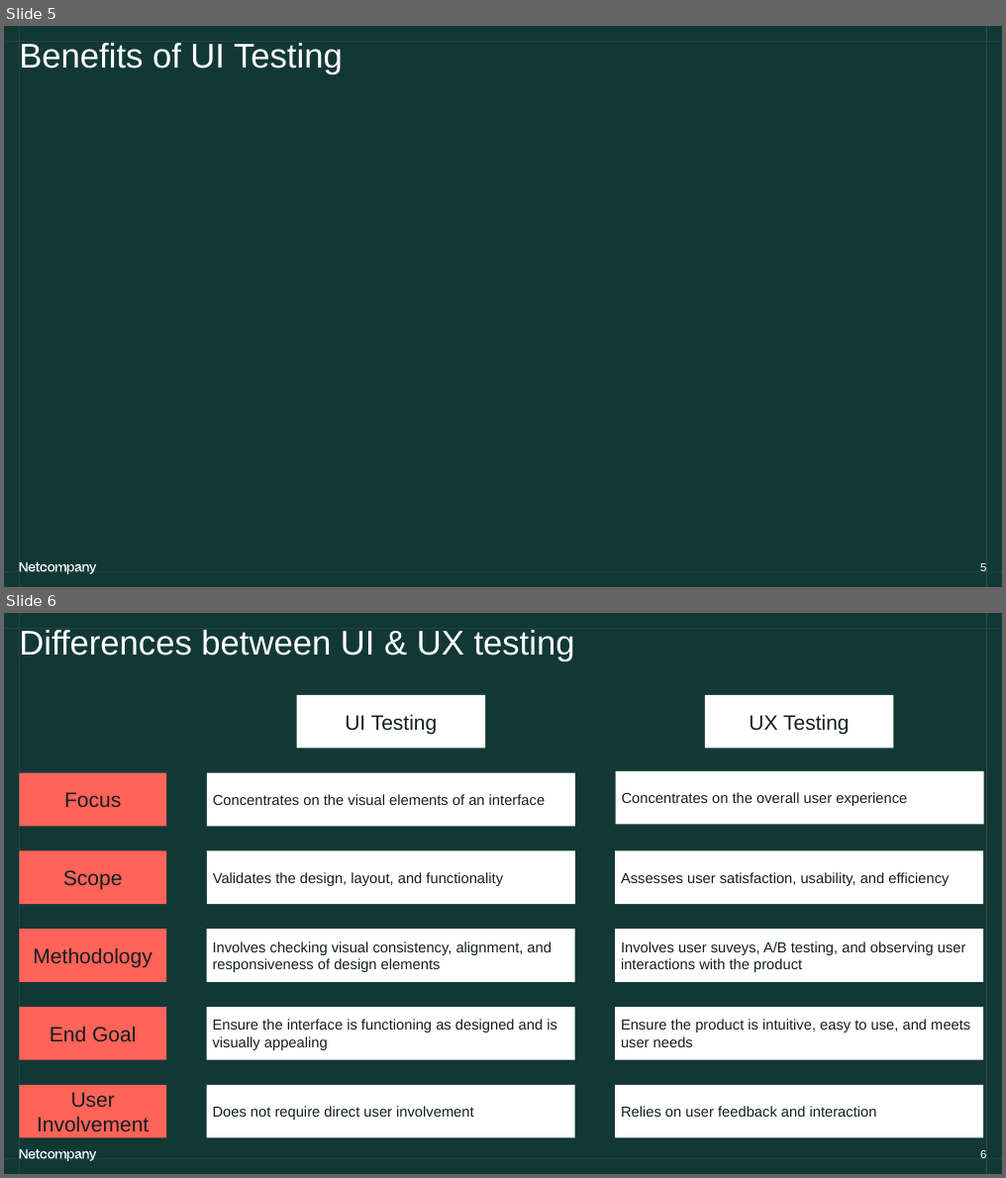
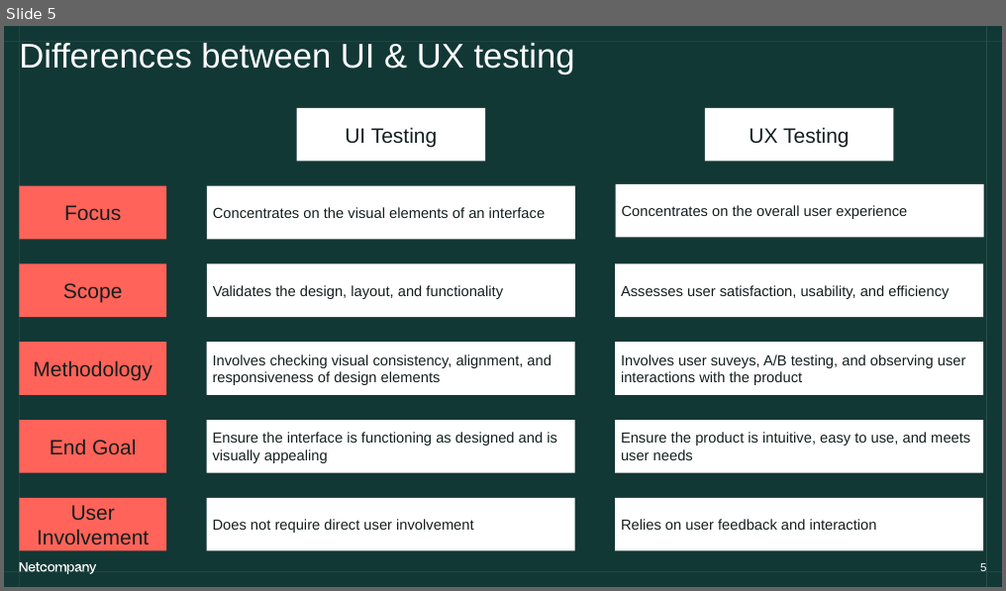
Before and after one commit to NLTTam/coe-ui-test-auto, a slide deck: test_cases/COE_UITest_Playwright.pptx. Shown one above the other, each under a label of ours: slides 5 and 6 before the commit, slide 5 after it. The pictures are 1006x1178 and 1006x591 pixels, drawn with LibreOffice and Linux fonts; fonts in the diff are those of the drawing. Boxes give left, top, right and bottom in pixels: in the first picture for what was removed or moved away, otherwise in the second. Text is boxed around its words. In the diff, an @@ line names an element or a change of style, - is before the commit and + after.

```diff
--- a/test_cases/COE_UITest_Playwright.pptx
+++ b/test_cases/COE_UITest_Playwright.pptx
@@ slide 5 removed at [4, 26, 1002, 587], background #141E1E; not listed: 4 template elements that a slide beside it also shows @@
@@ title removed at [19, 43, 343, 75] @@
-Benefits of UI Testing
@@ page number removed at [980, 564, 986, 571] @@
-5
@@ what was slide 6 is now slide 5 @@
```
Also in this commit, not shown: 4 slides changed, 2 slides added, 1 other slide removed.
